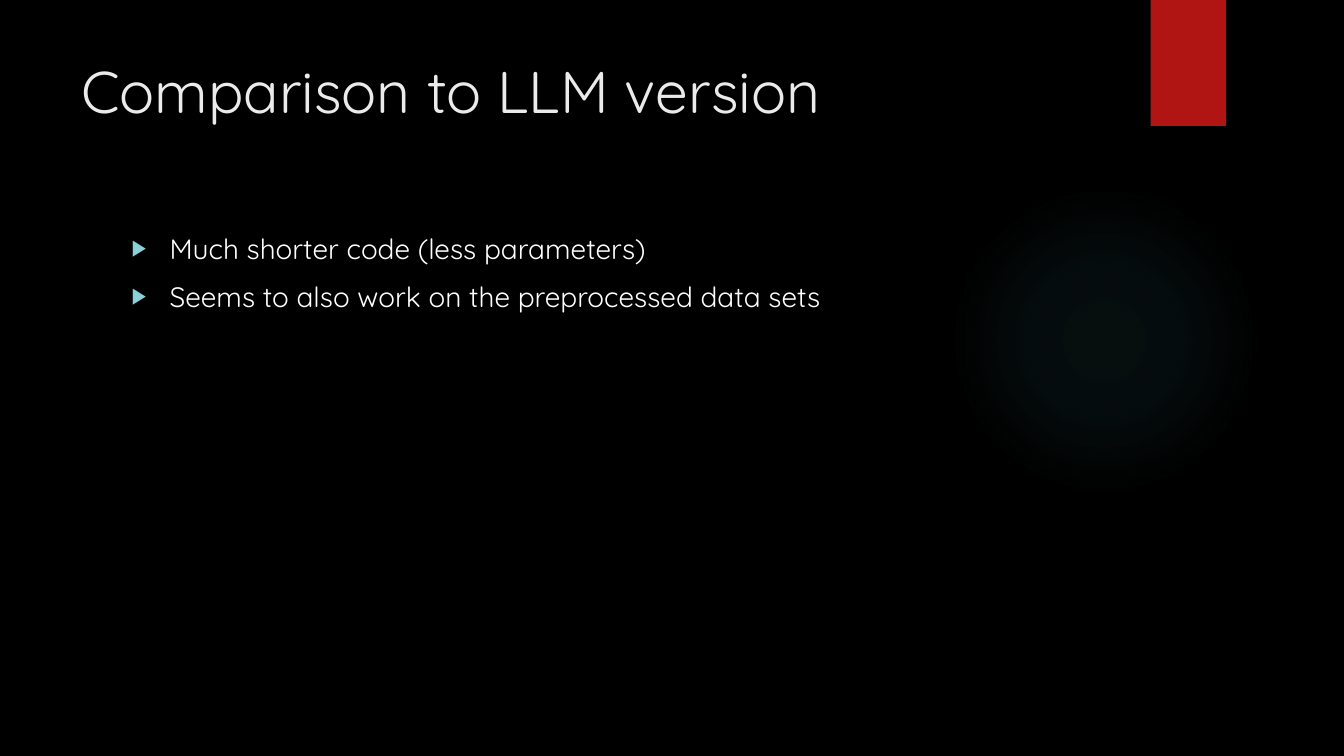
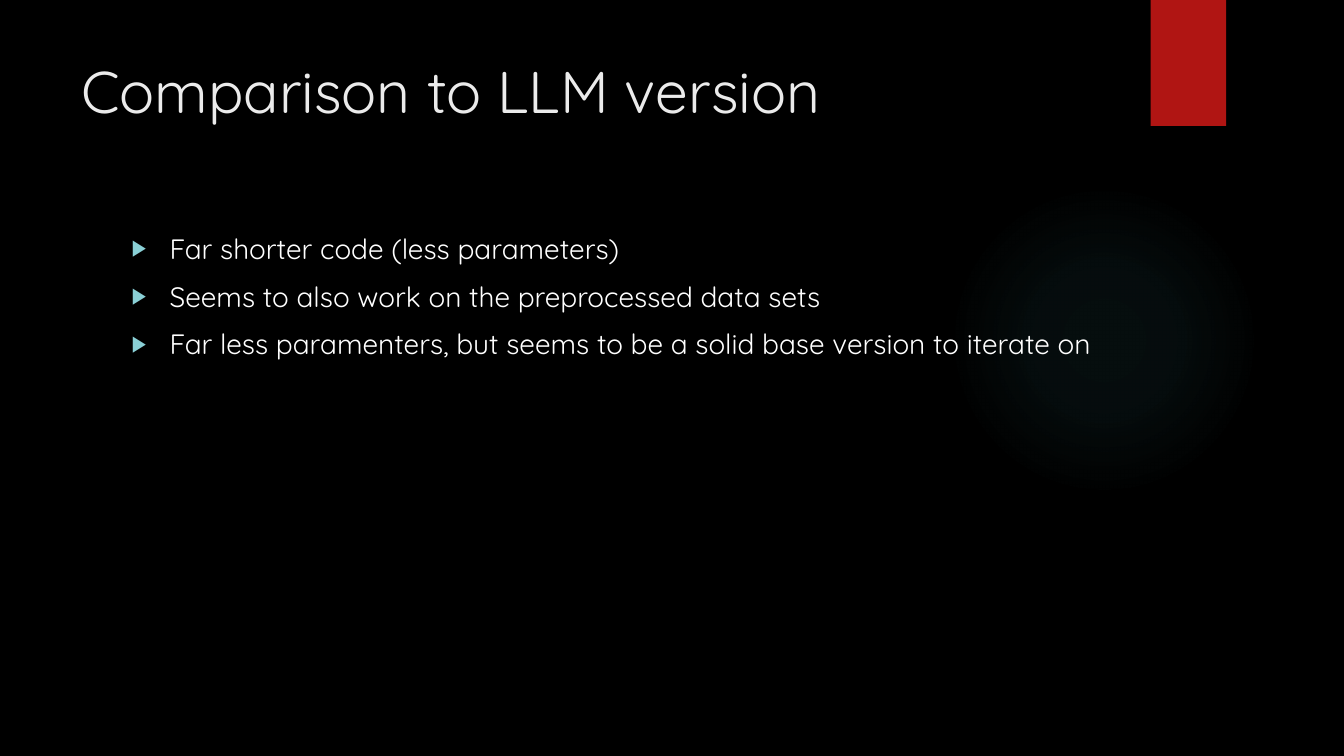
Before and after one commit to amanfc7/Machine-Learaning, a slide deck: slide 13 of ex2/Exercise_2_ppt.pptx. Drawn at 1344x756 pixels with LibreOffice and Linux fonts; fonts in the diff are those of the drawing; background and template pictures are left out. Boxes give left, top, right and bottom in pixels: in the first picture for what was removed or moved away, otherwise in the second. Text is boxed around its words. In the diff, an @@ line names an element or a change of style, - is before the commit and + after.

```diff
--- a/ex2/Exercise_2_ppt.pptx
+++ b/ex2/Exercise_2_ppt.pptx
@@ text at box(170, 238, 620, 265): text changed @@
-▶ Much shorter code (less parameters)
+▶ Far shorter code (less parameters)
@@ text at box(170, 333, 1091, 360): paragraph added @@
+▶ Far less paramenters, but seems to be a solid base version to iterate on
```
Also in this commit, not shown: 4 other slides changed, 1 slide added, 6 slides removed.
